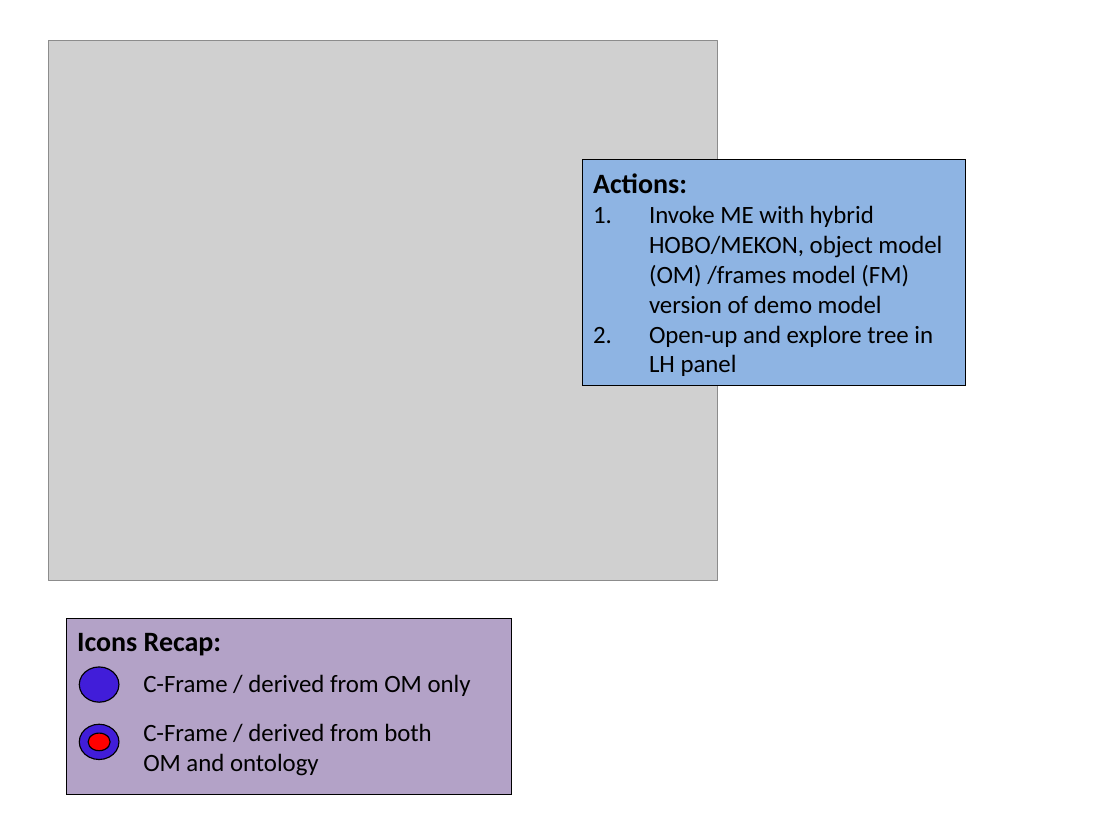
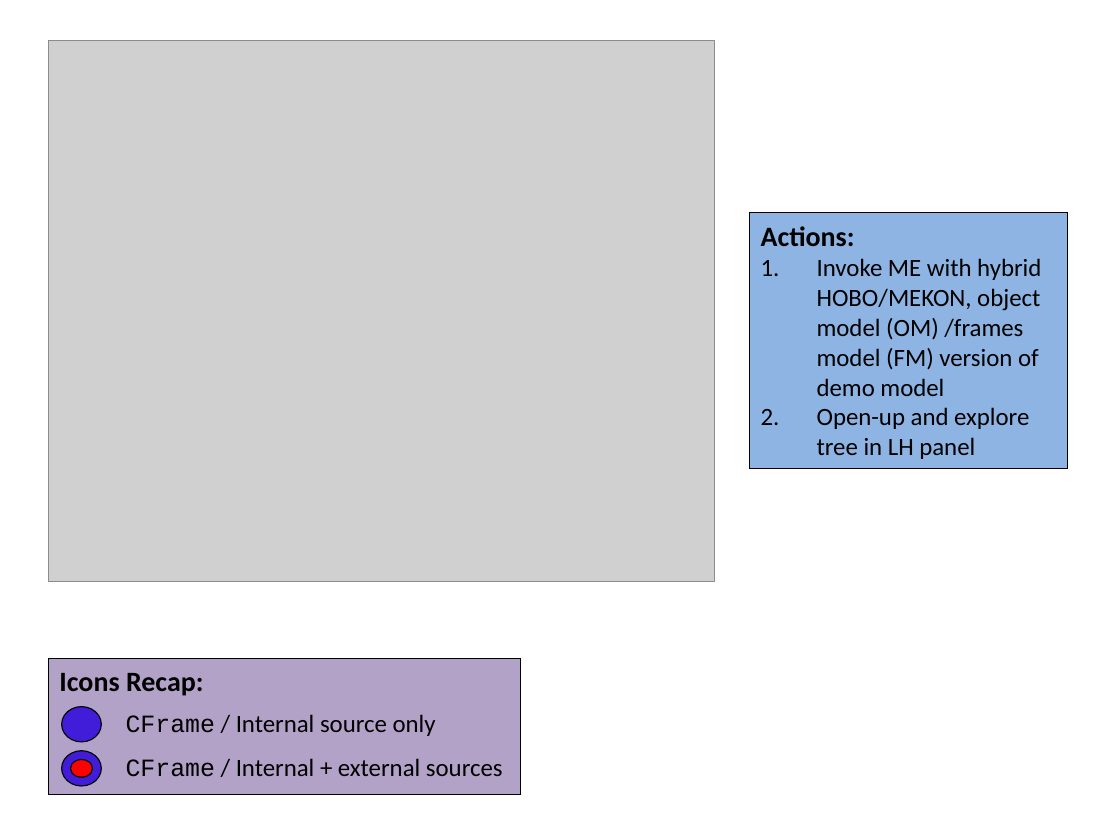
Before and after one commit to colin-puleston/mekon-hobo, a slide deck: slide 22 of docs/MEKON-HOBO Introductory Tutorial.pptx (slide 21 before the commit). Drawn at 1120x840 pixels with LibreOffice and Linux fonts; fonts in the diff are those of the drawing; grey boxes stand for pictures. Boxes give left, top, right and bottom in pixels: in the first picture for what was removed or moved away, otherwise in the second. Text is boxed around its words. In the diff, an @@ line names an element or a change of style, - is before the commit and + after.

```diff
--- a/docs/MEKON-HOBO Introductory Tutorial.pptx
+++ b/docs/MEKON-HOBO Introductory Tutorial.pptx
@@ rectangle "Actions:": place and size @@
-rectangle "Actions:" at (582,160,967,386)
+rectangle "Actions:" at (749,213,1066,469)
@@ rectangle "Icons Recap:": place and size @@
-rectangle "Icons Recap:" at (66,618,512,794)
+rectangle "Icons Recap:" at (48,659,520,795)
@@ ellipse: place and size @@
-ellipse at (80,666,119,701)
+ellipse at (62,707,101,741)
@@ text at (126,714,436,736): text changed @@
-C-Frame / derived from OM only
+CFrame / Internal source only
@@ ellipse: place and size @@
-ellipse at (80,725,119,759)
+ellipse at (62,750,101,785)
@@ ellipse: place and size @@
-ellipse at (88,734,111,752)
+ellipse at (71,759,93,777)
@@ text at (126,758,503,777): text changed @@
-C-Frame / derived from both OM and ontology
+CFrame / Internal + external sources
```
Also in this commit, not shown: 14 other slides changed, 2 slides added, 1 slide removed.
